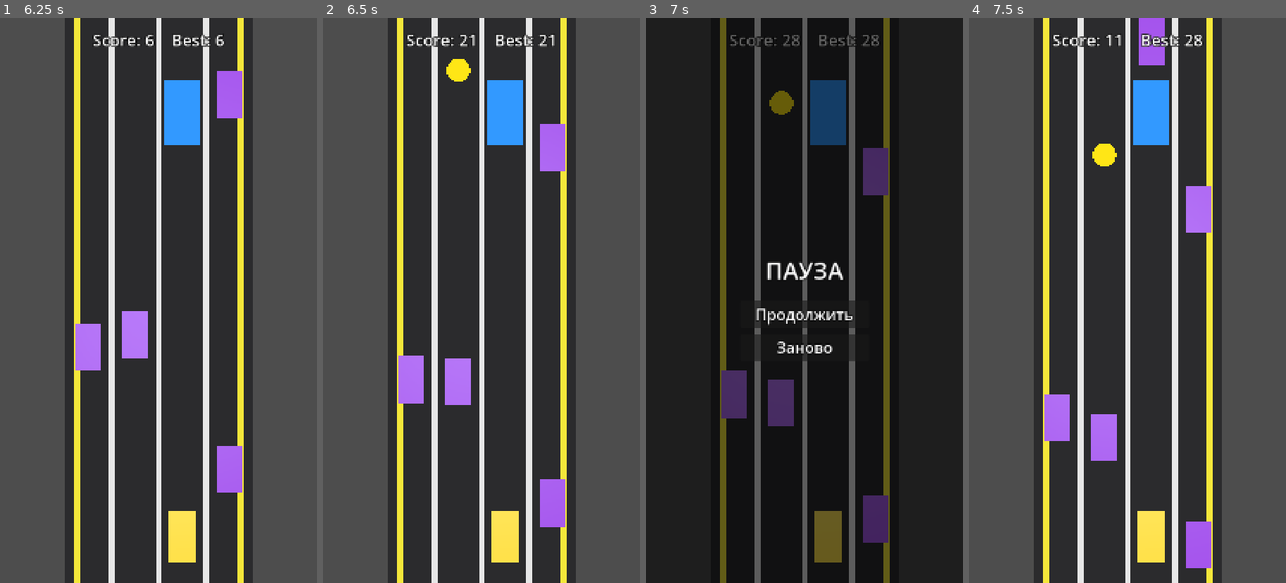
Above: before the commit, frames 1-4 (left to right).
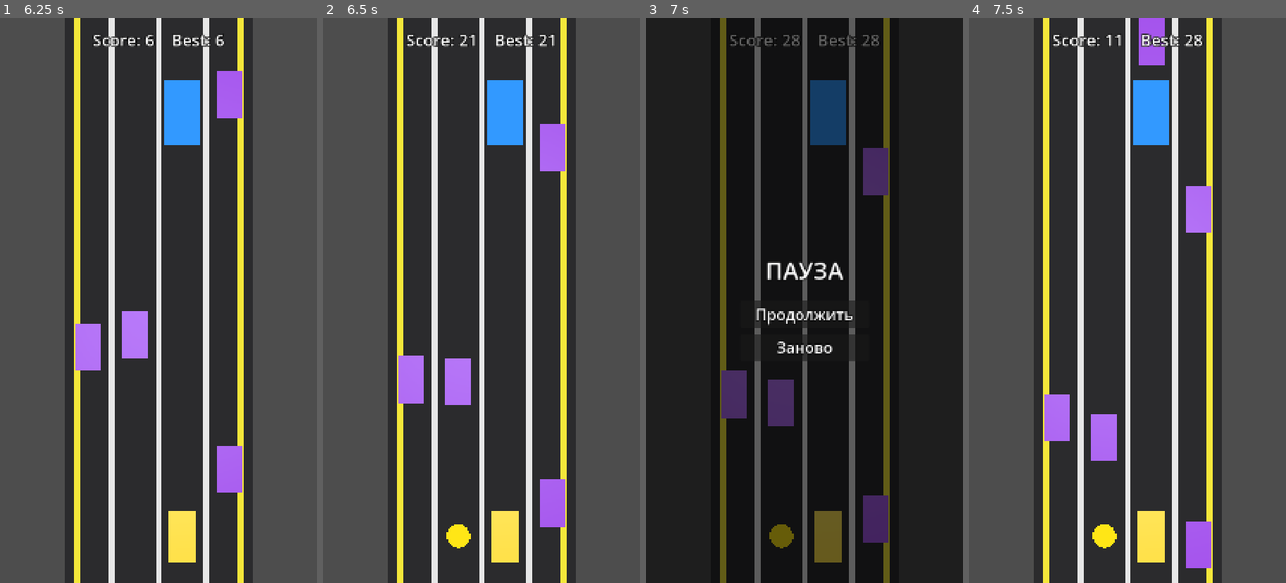
Above: after the commit, the same moments.

Repository: mibazarow/car-game
Game: Godot game, scene res://scenes/Main.tscn
Same seed, same stepped clock (60 frames per second), same inputs: the game is played once before the commit and once after it.
Inputs:
- Up to frame 1 (6.25 s): click "Играть" at 0.5 s; tap Enter (ui_accept) at 1.25, 1.52, 2.27, 4.52, 5.27, 6.02 s; hold Right (move_right) 1.28-2.03 s; tap P at 1.35, 2.85, 5.1 s; hold Left (move_left) 2.03-2.78 s; tap R at 2.1, 4.35, 5.85 s; hold Right (move_right) 2.78-3.5 s; click "Заново" at 3.5 s; hold Right (move_right) 4.28-5.03 s; hold Left (move_left) from 5.03 s (still down)
- Up to frame 2 (6.5 s): keep holding Left (move_left)
- Up to frame 3 (7 s): keep holding Left (move_left); tap P at 6.6 s
- Up to frame 4 (7.5 s): release Left (move_left) at 7.25 s; click "Заново" at 7.25 s

Frame 1 is identical in both runs. In frame 2, 0.5% of the frame differs, in the area x 38-47%, y 7-94%; in frame 3, 0.5%, in the area x 38-47%, y 12-94%; in frame 4, 0.5%.

Commit message:
Nitro pickup: static (doesn't scroll), placed at player's row, lifetime timeout

Diff:
--- a/scripts/nitro_pickup.gd
+++ b/scripts/nitro_pickup.gd
@@ -1,24 +1,28 @@
 extends Area3D
 class_name NitroPickup
-## A flat yellow circle that scrolls down the road. The player drives over it
-## to activate nitro (~2s), during which the fleeing target car approaches.
-## Top-down view: +Y is up, world "forward" (travel direction) is -Z, road
-## scrolls +Z. Detected via Area3D (collision_layer = 8).
+## A flat yellow circle that sits STATICALLY on a lane at the player's row.
+## The player steers into it to activate nitro (~2s), during which the fleeing
+## target car approaches. Top-down view: +Y is up, road scrolls +Z; this pickup
+## does NOT scroll (it stays in one place).
+## Detected via Area3D (collision_layer = 8).
 
 # Lane center X positions (lanes 0..3, left -> right).
 const LANE_X: Array[float] = [-3.0, -1.0, 1.0, 3.0]
-# Where a freshly spawned pickup enters (top of screen, negative Z).
-const SPAWN_Z: float = -17.0
-# Past this Z the pickup scrolled past the player and is recycled.
-const RECYCLE_Z: float = 6.0
+# The pickup is placed at the player's row (PLAYER_Z) so it is reachable by
+# steering sideways; it never moves down the road.
+const PICKUP_Z: float = 4.0
+# Seconds before the pickup disappears if not collected.
+const LIFETIME: float = 10.0
 
-## Whether this pickup is currently active (spawned / scrolling / visible).
+## Whether this pickup is currently active (placed / visible).
 var active: bool = false
+var _life: float = 0.0
 
-## Place the pickup on a lane and start it scrolling toward the player.
+## Place the pickup on a lane at the player's row and arm its lifetime.
 func activate(lane: int) -> void:
 	position.x = LANE_X[clampi(lane, 0, 3)]
-	position.z = SPAWN_Z
+	position.z = PICKUP_Z
+	_life = LIFETIME
 	active = true
 	set_process(true)
 	show()
@@ -33,9 +37,12 @@
 func is_active() -> bool:
 	return active
 
-func _physics_process(delta: float) -> void:
+## Lifetime countdown: the static pickup vanishes if it is not collected.
+func _process(delta: float) -> void:
+	if not active:
+		return
 	if GameState.state != "playing":
 		return
-	position.z += GameState.speed * delta
-	if position.z > RECYCLE_Z:
+	_life -= delta
+	if _life <= 0.0:
 		deactivate()
Not shown, changed: process.md
